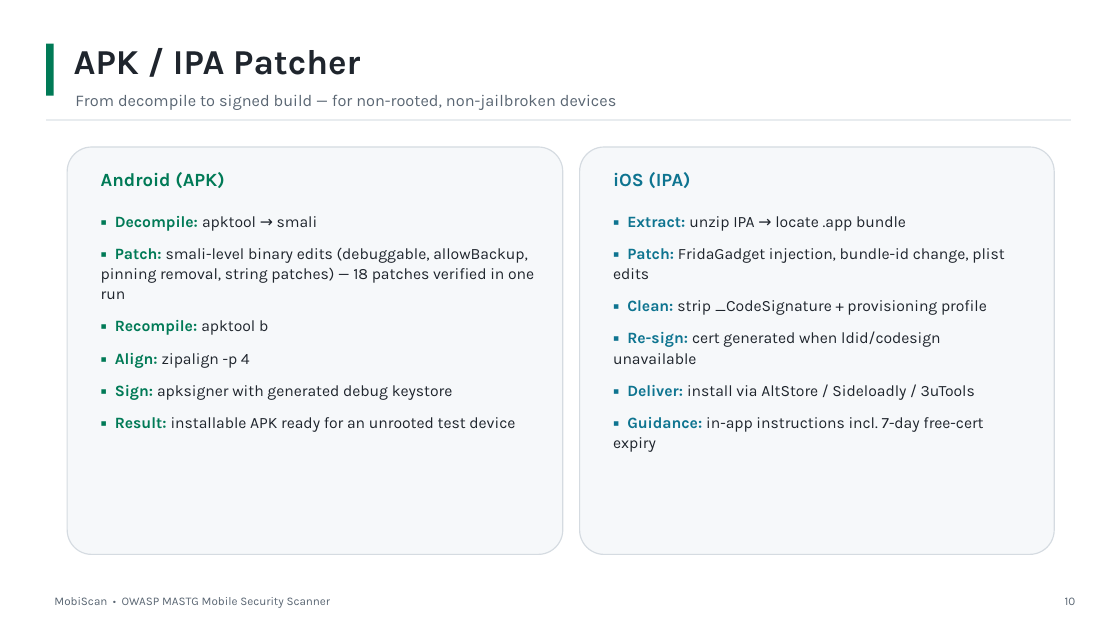
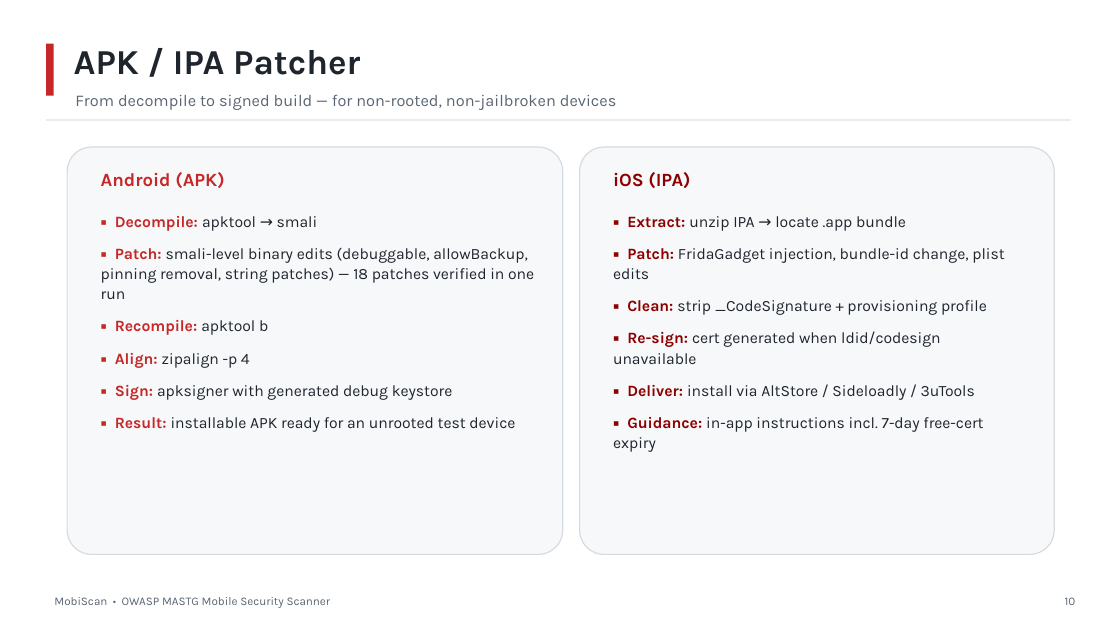
Before and after one commit to sudhanshupatel-dev/Import, a slide deck: slide 10 of MobiScan_Presentation_15min.pptx. Drawn at 1120x630 pixels with LibreOffice and Linux fonts; fonts in the diff are those of the drawing. Boxes give left, top, right and bottom in pixels: in the first picture for what was removed or moved away, otherwise in the second. Text is boxed around its words. In the diff, an @@ line names an element or a change of style, - is before the commit and + after.

```diff
--- a/MobiScan_Presentation_15min.pptx
+++ b/MobiScan_Presentation_15min.pptx
@@ rectangle at <box>46,44,54,96</box>: fill #007A56 to #C62828 @@
@@ text "Android (APK)" at <box>101,172,224,188</box>: text colour #007A56 to #C62828 @@
@@ text "iOS (IPA)" at <box>613,172,690,188</box>: text colour #0E7490 to #8E0000 @@
@@ text "▪ Decompile: apktool → smali" at <box>101,216,534,432</box>: text colour #007A56 to #C62828 in "▪ Decompile:", "▪ Patch:", "▪ Recompile:", "▪ Align:" and 2 more places @@
@@ text "▪ Extract: unzip IPA → ..." at <box>613,216,1004,452</box>: text colour #0E7490 to #8E0000 in "▪ Extract:", "▪ Patch:", "▪ Clean:", "▪ Re-sign:" and 2 more places @@
```
Also in this commit, not shown: 13 other slides changed.
